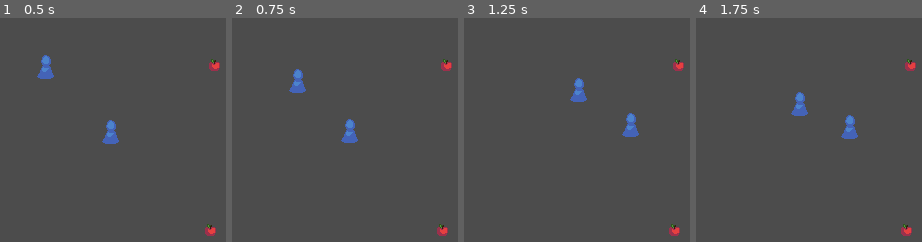
Above: before the commit, frames 1-4 (left to right).
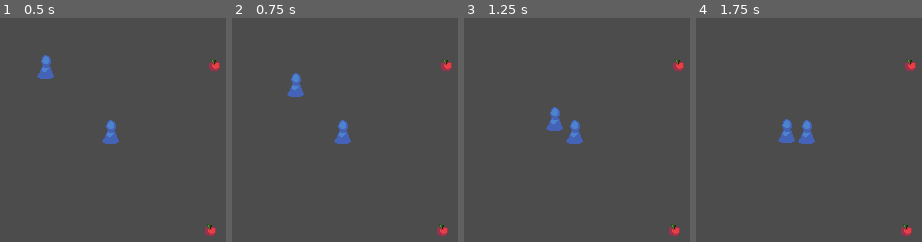
Above: after the commit, the same moments.

Repository: Branchlet-ANS/ldjam48
Game: Godot game, scene res://Main.tscn
Same seed, same stepped clock (60 frames per second), same inputs: the game is played once before the commit and once after it.
Inputs (mouse positions are in pixels of both pictures, inside the frame that each line leads up to):
- Up to frame 1 (0.5 s): no input
- Up to frame 2 (0.75 s): move the mouse to (outside the picture) at 0.52 s; click (outside the picture) at 0.67 s
- Up to frame 3 (1.25 s): no input
- Up to frame 4 (1.75 s): move the mouse to (outside the picture) at 1.27 s; click (outside the picture) at 1.42 s

Frame 1 is identical in both runs. In frame 2, 1.2% of the frame differs, in the area x 24-56%, y 22-57%; in frame 3, 2.0%, in the area x 36-78%, y 26-57%; in frame 4, 2.0%.

Commit message:
selectable characters

Diff:
--- a/godot/God.gd
+++ b/godot/God.gd
@@ -5,8 +5,26 @@
 onready var camera = $Camera2D
 
 var selected_characters : Array = []
+var select_pos_start : Vector2 = Vector2.ZERO
+var select_pressed = false
 
 func _unhandled_input(event):
 	if event is InputEventMouseButton:
-		for character in selected_characters:
-			character.target = event.position - get_viewport_rect().size/2
+		if(event.get_button_index() == 1):
+			if(event.is_pressed()):
+				select_pos_start = event.get_position() - get_viewport_rect().size/2
+				select_pressed = true
+			else:
+				selected_characters = []
+				var select_pos_end = event.get_position() - get_viewport_rect().size/2
+				select_pressed = false
+				for character in get_parent().characters:
+					if(Rect2(min(select_pos_start.x, select_pos_end.x), # if character in mouse rect
+							min(select_pos_start.y, select_pos_end.y),
+							max(select_pos_start.x, select_pos_end.x) - min(select_pos_start.x, select_pos_end.x),
+							max(select_pos_start.y, select_pos_end.y) - min(select_pos_start.y, select_pos_end.y)).has_point(character.position)):
+						selected_characters.append(character)
+
+		elif(event.get_button_index() == 2):
+			for character in selected_characters:
+				character.target = event.position - get_viewport_rect().size/2
